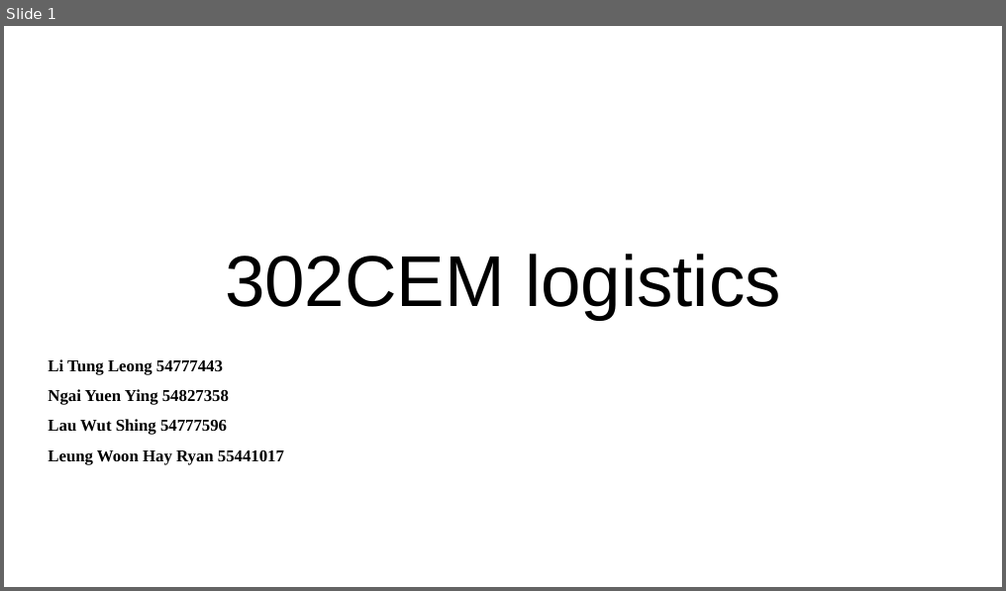
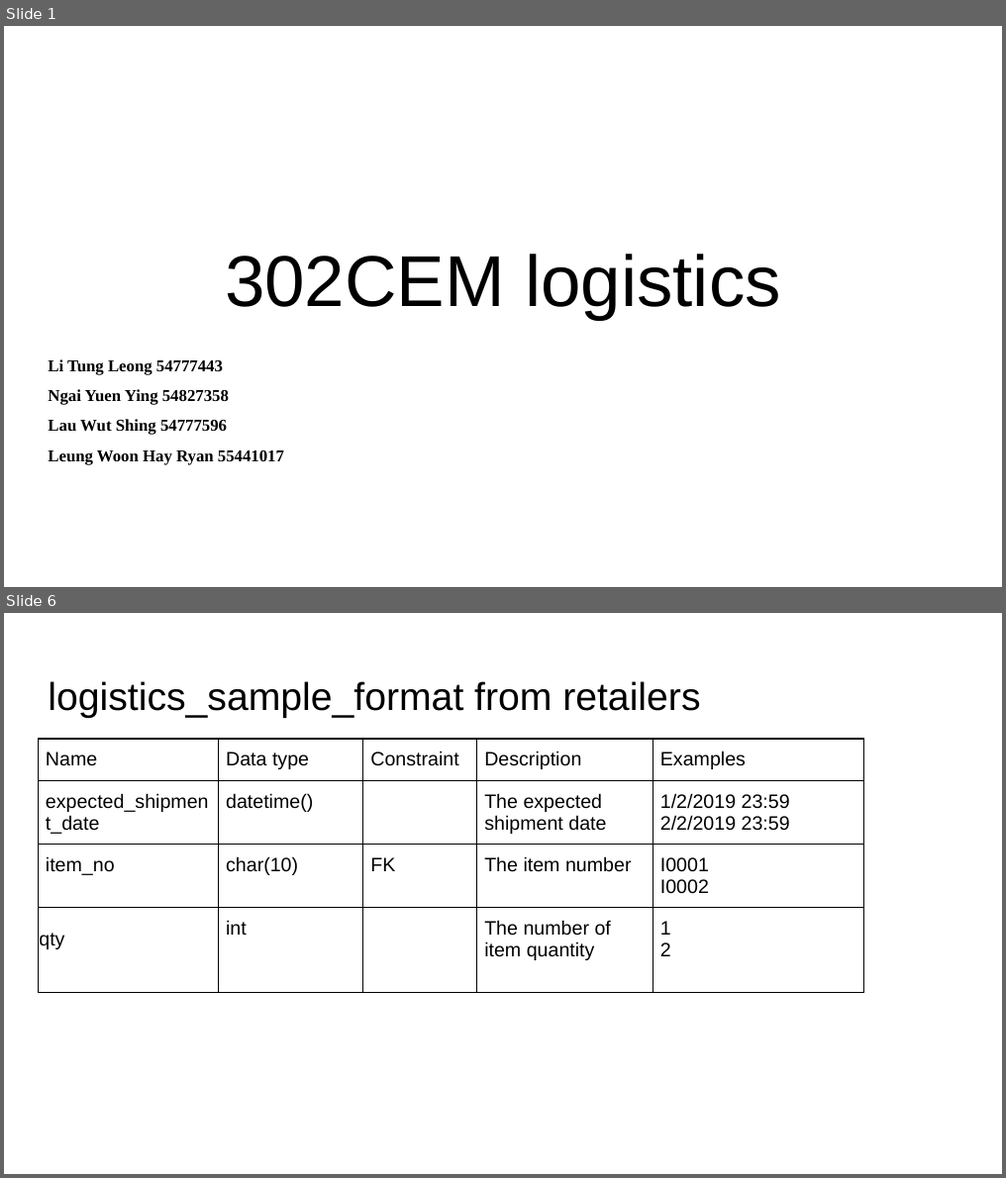
Before and after one commit to cu302cemgp3/302CEM, a slide deck: Data Interface Layout/logistics_standard_ppt.pptx. Shown one above the other, each under a label of ours: slide 1 before the commit, slides 1 and 6 after it; the slides between them are not shown. The pictures are 1006x591 and 1006x1178 pixels, drawn with LibreOffice and Linux fonts; fonts in the diff are those of the drawing. Boxes give left, top, right and bottom in pixels: in the first picture for what was removed or moved away, otherwise in the second. Text is boxed around its words. In the diff, an @@ line names an element or a change of style, - is before the commit and + after.

Commit message:
Logistic_Update_2019021501

```diff
--- a/Data Interface Layout/logistics_standard_ppt.pptx
+++ b/Data Interface Layout/logistics_standard_ppt.pptx
@@ slide 6 added at (x1=4, y1=613, x2=1002, y2=1174), background #FFFFFF @@
@@ title added at (x1=48, y1=681, x2=700, y2=718), 28 pt, text #000000 @@
+logistics_sample_format from retailers
@@ table added at (x1=38, y1=739, x2=863, y2=1005), 4 rows, 5 columns @@
+Name | Data type | Constraint | Description | Examples
+expected_shipment_date | datetime() |  | The expected shipment date | 1/2/2019 23:59 / 2/2/2019 23:59
+item_no | char(10) | FK | The item number | I0001 I0002
+qty | int |  | The number of item quantity | 1 / 2
```
Also in this commit, not shown: 2 slides changed, 3 other slides added, 6 other files.
